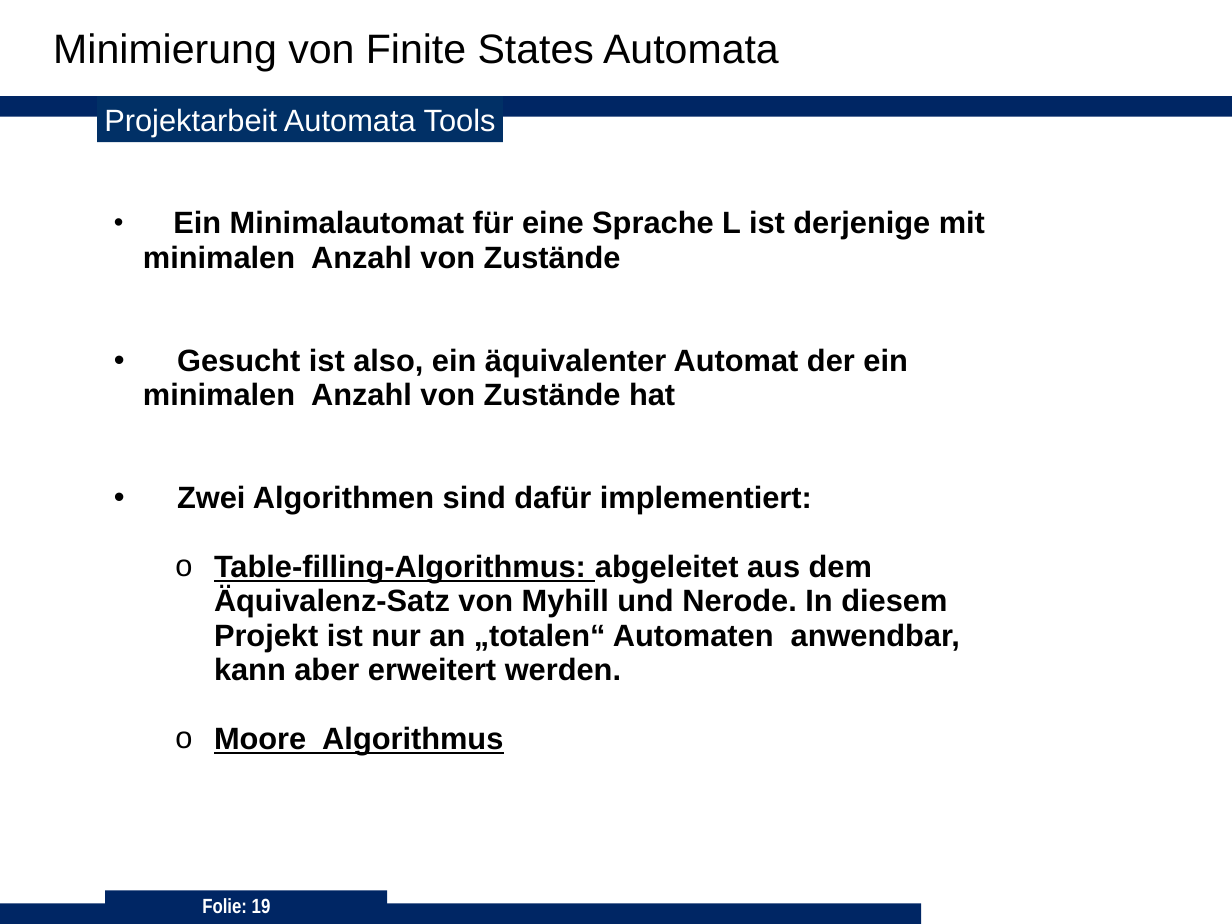
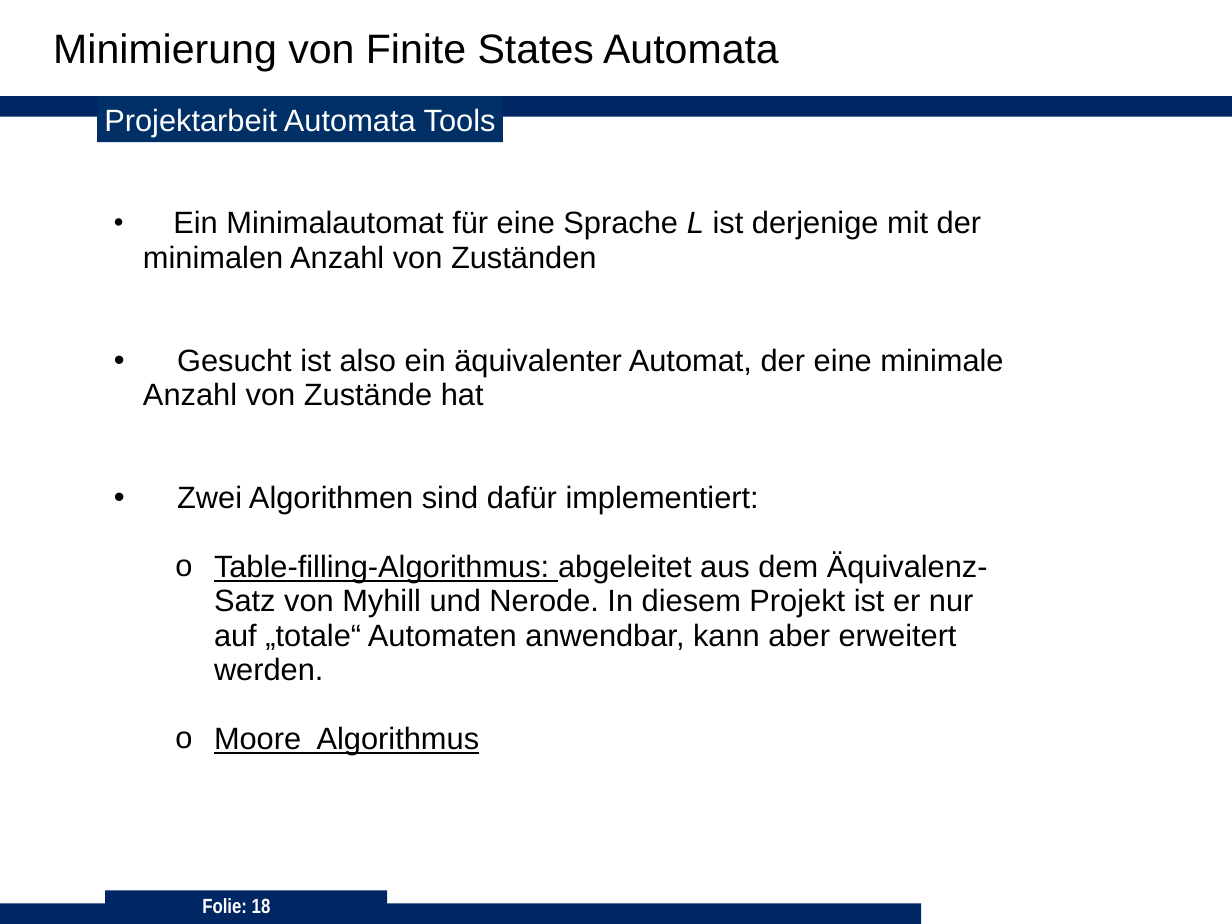
Before and after one commit to 3breadt/UPB-ADT-Automata-Tools, a slide deck: slide 18 of Präsentation/Präsentation_C++ V3.ppt (slide 19 before the commit). Drawn at 1232x924 pixels with LibreOffice and Linux fonts; fonts in the diff are those of the drawing; background and template pictures are left out. Boxes give left, top, right and bottom in pixels: in the first picture for what was removed or moved away, otherwise in the second. Text is boxed around its words. In the diff, an @@ line names an element or a change of style, - is before the commit and + after.

```diff
--- a/Präsentation/Präsentation_C++ V3.ppt
+++ b/Präsentation/Präsentation_C++ V3.ppt
@@ text at (x1=143, y1=210, x2=1003, y2=406): text changed; bold off @@
-• Ein Minimalautomat für eine Sprache L ist derjenige mit minimalen Anzahl von Zustände
-• Gesucht ist also, ein äquivalenter Automat der ein minimalen Anzahl von Zustände hat
+• Ein Minimalautomat für eine Sprache L ist derjenige mit der minimalen Anzahl von Zuständen
+• Gesucht ist also ein äquivalenter Automat, der eine minimale Anzahl von Zustände hat
@@ text at (x1=177, y1=485, x2=759, y2=754): bold off in "Zwei Algorithmen sind dafür implementiert:", "Moore Algorithmus" @@
@@ text at (x1=214, y1=553, x2=988, y2=681): text changed; bold off @@
-  o Table-filling-Algorithmus: abgeleitet aus dem Äquivalenz-Satz von Myhill und Nerode. In diesem Projekt ist nur an „totalen“ Automaten anwendbar, kann aber erweitert werden.
+  o Table-filling-Algorithmus: abgeleitet aus dem Äquivalenz-Satz von Myhill und Nerode. In diesem Projekt ist er nur auf „totale“ Automaten anwendbar, kann aber erweitert werden.
@@ page number at (x1=202, y1=898, x2=271, y2=914): text changed @@
-Folie: 19
+Folie: 18
```
Also in this commit, not shown: 7 other slides changed, 3 slides added, 4 slides removed, 5 other files.
